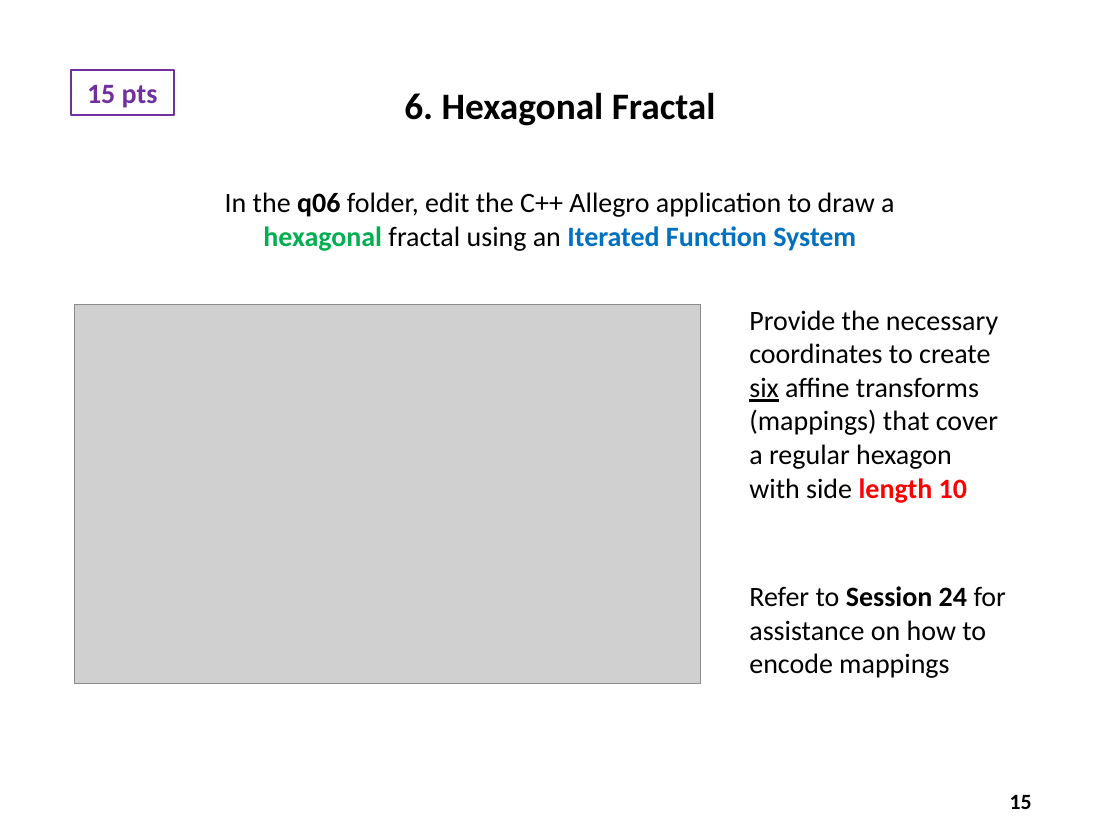
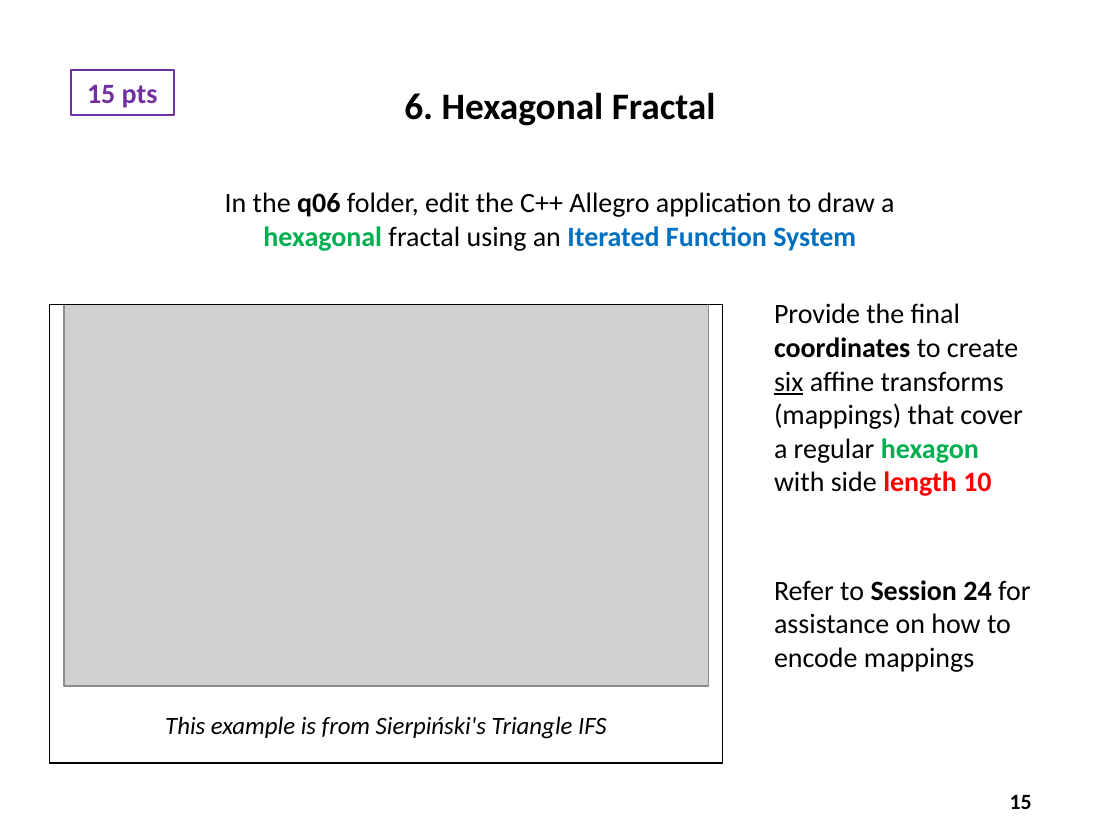
Before and after one commit to dbiersach/scicomp301-cpp-linux, a slide deck: slide 15 of exam3/Exam 3 Questions.pptx. Drawn at 1120x840 pixels with LibreOffice and Linux fonts; fonts in the diff are those of the drawing; grey boxes stand for pictures. Boxes give left, top, right and bottom in pixels: in the first picture for what was removed or moved away, otherwise in the second. Text is boxed around its words. In the diff, an @@ line names an element or a change of style, - is before the commit and + after.

Commit message:
Update session slides

```diff
--- a/exam3/Exam 3 Questions.pptx
+++ b/exam3/Exam 3 Questions.pptx
@@ rectangle added at [49, 305, 722, 763], outline #000000 1 pt @@
@@ picture: place and size @@
-picture at [74, 305, 700, 684]
+picture at [64, 305, 708, 687]
@@ text at [774, 303, 1022, 496]: text changed @@
-Provide the necessary coordinates to create six affine transforms (mappings) that cover a regular hexagon with side length 10
+Provide the final coordinates to create six affine transforms (mappings) that cover a regular hexagon with side length 10
@@ text "Refer to Session 24 for ...": place and size @@
-text "Refer to Session 24 for ..." at [749, 586, 1006, 678]
+text "Refer to Session 24 for ..." at [774, 580, 1030, 672]
@@ text added at [165, 716, 607, 739], 16 pt, text #000000, italic @@
+This example is from Sierpiński's Triangle IFS
```
Also in this commit, not shown: 17 other slides changed, 1 slide added, 3 slides removed, 3 other files.
